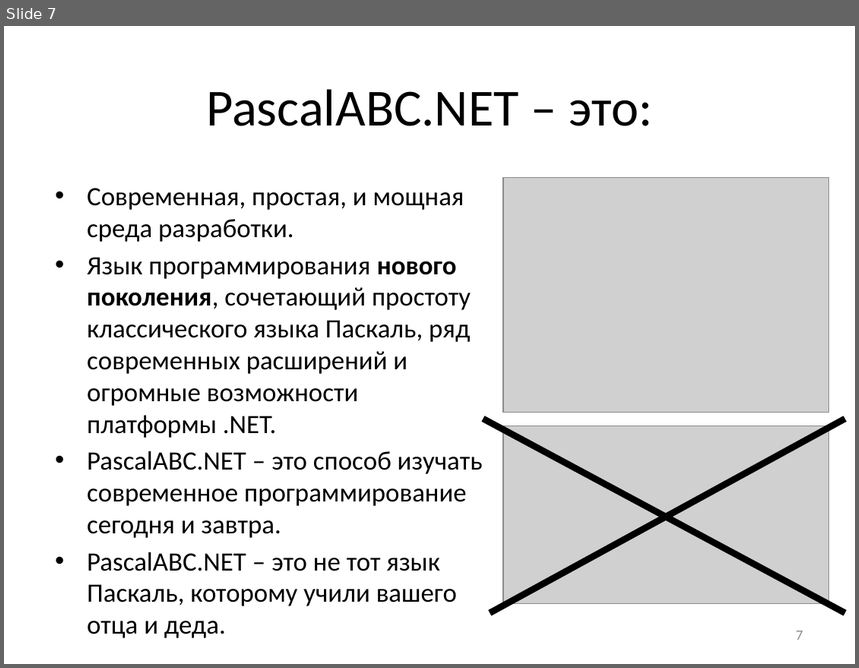
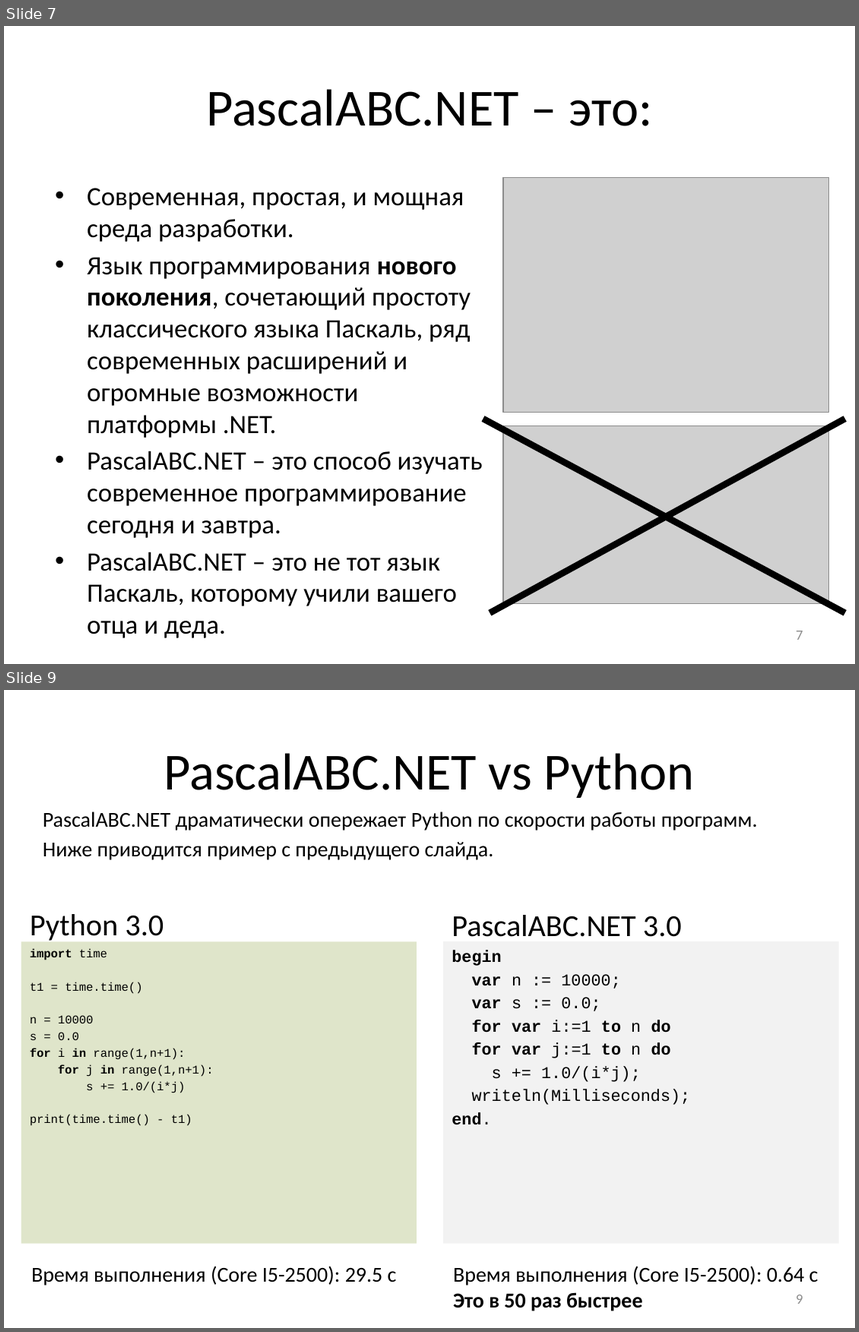
Before and after one commit to pascalabcnet/pascalabcnet, a slide deck: _Presentations/2015 New Features/PascalABC.NET 2015.pptx. Shown one above the other, each under a label of ours: slide 7 before the commit, slides 7 and 9 after it; the slides between them are not shown. The pictures are 859x668 and 859x1332 pixels, drawn with LibreOffice and Linux fonts; fonts in the diff are those of the drawing; grey boxes stand for pictures. Boxes give left, top, right and bottom in pixels: in the first picture for what was removed or moved away, otherwise in the second. Text is boxed around its words. In the diff, an @@ line names an element or a change of style, - is before the commit and + after.

```diff
--- a/_Presentations/2015 New Features/PascalABC.NET 2015.pptx
+++ b/_Presentations/2015 New Features/PascalABC.NET 2015.pptx
@@ slide 9 added at <box>4,690,855,1328</box>, background #FFFFFF @@
@@ title added at <box>164,753,694,798</box>, 44 pt, text #000000 @@
+PascalABC.NET vs Python
@@ text added at <box>43,812,758,860</box>, 18 pt, text #000000 @@
+PascalABC.NET драматически опережает Python по скорости работы программ.
+Ниже приводится пример с предыдущего слайда.
@@ text added at <box>30,914,164,943</box>, 25.9 pt, text #000000 @@
+Python 3.0
@@ text added at <box>452,915,682,937</box>, 25.9 pt, text #000000 @@
+PascalABC.NET 3.0
@@ rectangle added at <box>21,942,417,1244</box>, fill #DFE5CA, 10 pt, text #000000 @@
+import time
+t1 = time.time()
+n = 10000
+s = 0.0
+for i in range(1,n+1):
+for j in range(1,n+1):
+s += 1.0/(i*j)
+print(time.time() - t1)
@@ rectangle added at <box>443,942,839,1244</box>, fill #F2F2F2, 14 pt, text #000000 @@
+begin
+var n := 10000;
+var s := 0.0;
+for var i:=1 to n do
+for var j:=1 to n do
+s += 1.0/(i*j);
+writeln(Milliseconds);
+end.
@@ text added at <box>31,1266,397,1286</box>, 18 pt, text #000000 @@
+Время выполнения (Core I5-2500): 29.5 с
@@ text added at <box>453,1266,819,1312</box>, 18 pt, text #000000 @@
+Время выполнения (Core I5-2500): 0.64 с
+Это в 50 раз быстрее
@@ page number added at <box>796,1295,803,1304</box>, 12 pt, text #8C8C8C @@
+9
```
Also in this commit, not shown: 8 slides changed, 3 other slides added, 8 other files.
